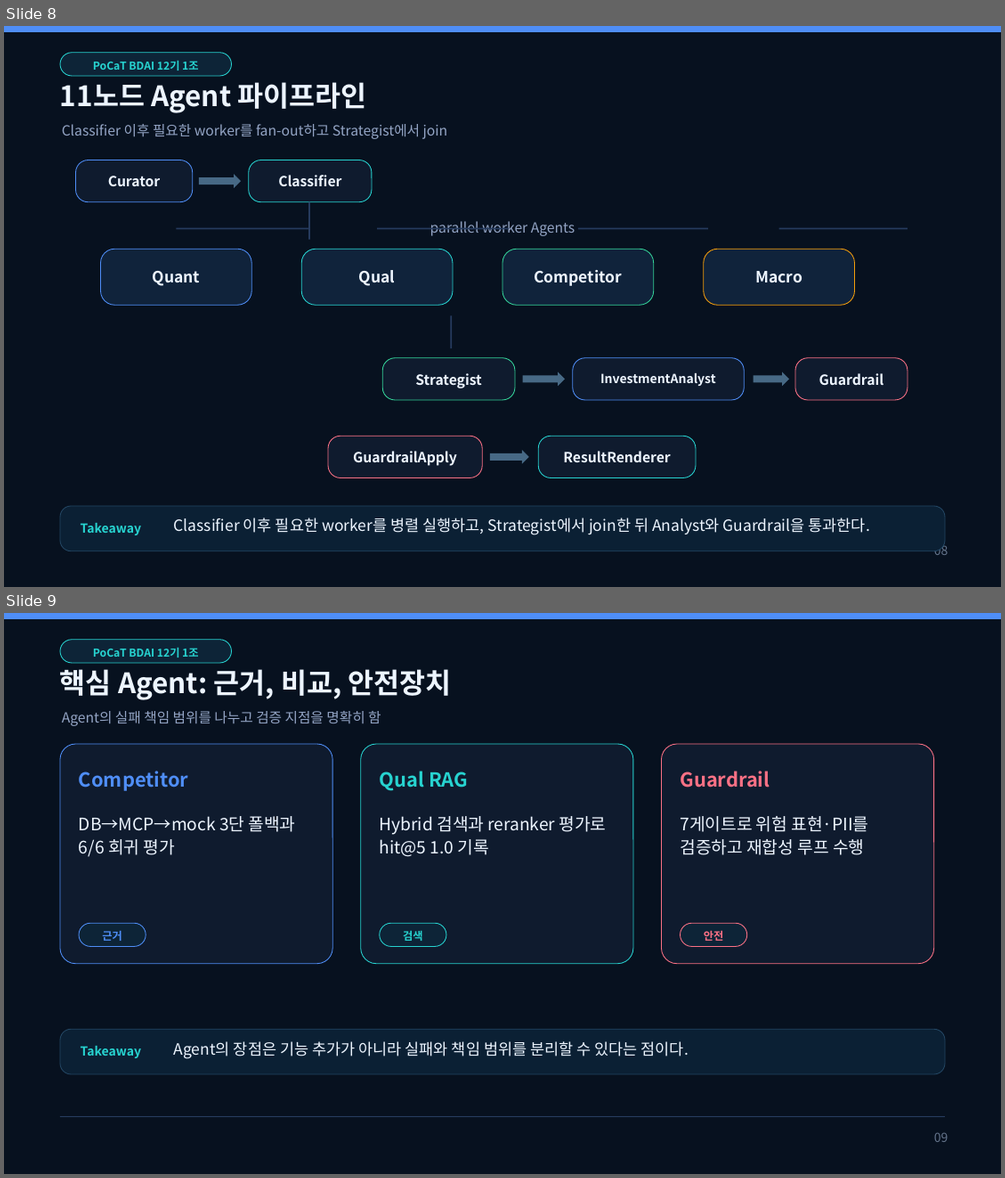
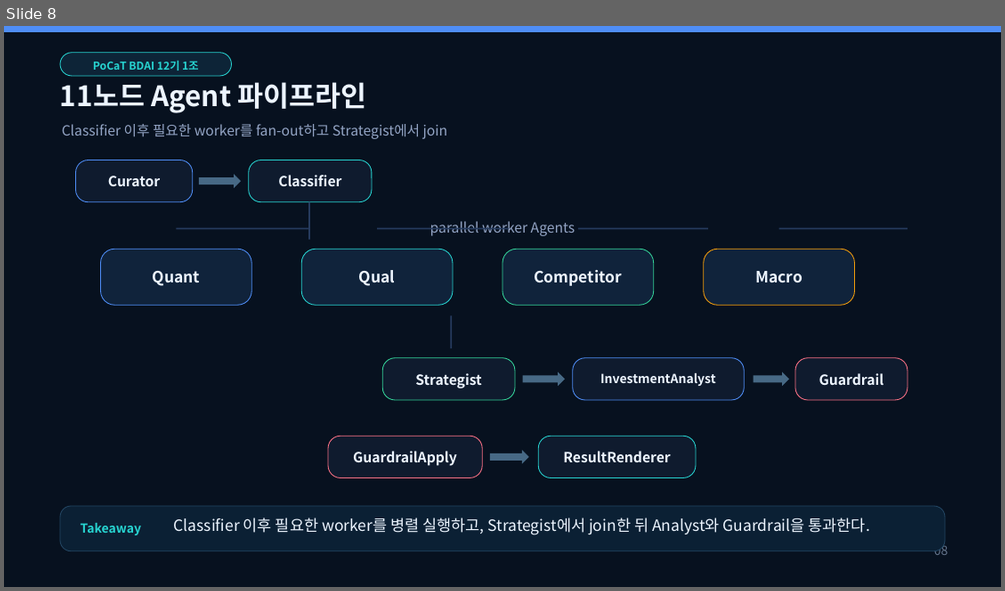
Before and after one commit to mygithub05253/stock-agent, a slide deck: docs/presentation/final_presentation.pptx. Shown one above the other, each under a label of ours: slides 8 and 9 before the commit, slide 8 after it. The pictures are 1005x1178 and 1005x591 pixels, drawn with LibreOffice and Linux fonts; fonts in the diff are those of the drawing. Boxes give left, top, right and bottom in pixels: in the first picture for what was removed or moved away, otherwise in the second. Text is boxed around its words. In the diff, an @@ line names an element or a change of style, - is before the commit and + after.

Commit message:
📝 Docs: 최종 발표 자료 Agent 상세 보강

```diff
--- a/docs/presentation/final_presentation.pptx
+++ b/docs/presentation/final_presentation.pptx
@@ slide 9 removed at (x1=4, y1=613, x2=1001, y2=1174), background #07111F @@
@@ rectangle removed at (x1=4, y1=613, x2=1001, y2=619) @@
@@ rounded rectangle removed at (x1=60, y1=639, x2=231, y2=662) @@
-PoCaT BDAI 12기 1조
@@ text removed at (x1=60, y1=669, x2=452, y2=700) @@
-핵심 Agent: 근거, 비교, 안전장치
@@ text removed at (x1=62, y1=711, x2=380, y2=726) @@
-Agent의 실패 책임 범위를 나누고 검증 지점을 명확히 함
@@ rounded rectangle removed at (x1=60, y1=744, x2=333, y2=964) @@
@@ rounded rectangle removed at (x1=361, y1=744, x2=633, y2=964) @@
@@ rounded rectangle removed at (x1=662, y1=744, x2=934, y2=964) @@
@@ text removed at (x1=79, y1=771, x2=188, y2=791) @@
-Competitor
@@ text removed at (x1=380, y1=771, x2=468, y2=791) @@
-Qual RAG
@@ text removed at (x1=680, y1=771, x2=769, y2=787) @@
-Guardrail
@@ text removed at (x1=79, y1=816, x2=296, y2=857) @@
-DB→MCP→mock 3단 폴백과 6/6 회귀 평가
@@ text removed at (x1=380, y1=816, x2=607, y2=857) @@
-Hybrid 검색과 reranker 평가로 hit@5 1.0 기록
@@ text removed at (x1=680, y1=816, x2=869, y2=855) @@
-7게이트로 위험 표현·PII를 검증하고 재합성 루프 수행
@@ rounded rectangle removed at (x1=79, y1=924, x2=146, y2=947) @@
-근거
@@ rounded rectangle removed at (x1=380, y1=924, x2=446, y2=947) @@
-검색
@@ rounded rectangle removed at (x1=680, y1=924, x2=747, y2=947) @@
-안전
@@ rounded rectangle removed at (x1=60, y1=1029, x2=945, y2=1074) @@
@@ text removed at (x1=81, y1=1046, x2=141, y2=1058) @@
-Takeaway
@@ text removed at (x1=174, y1=1041, x2=688, y2=1059) @@
-Agent의 장점은 기능 추가가 아니라 실패와 책임 범위를 분리할 수 있다는 점이다.
@@ rectangle removed at (x1=60, y1=1116, x2=945, y2=1117) @@
@@ text removed at (x1=934, y1=1133, x2=948, y2=1142) @@
-09
```
Also in this commit, not shown: 9 slides changed, 7 slides added, 1 other slide removed, 6 other files.
